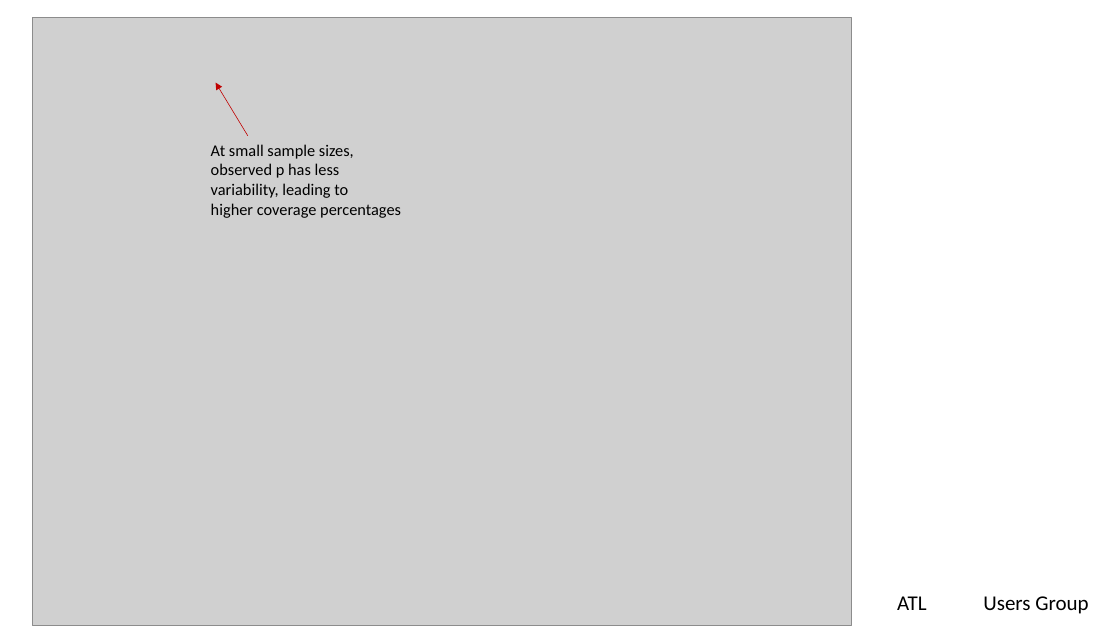
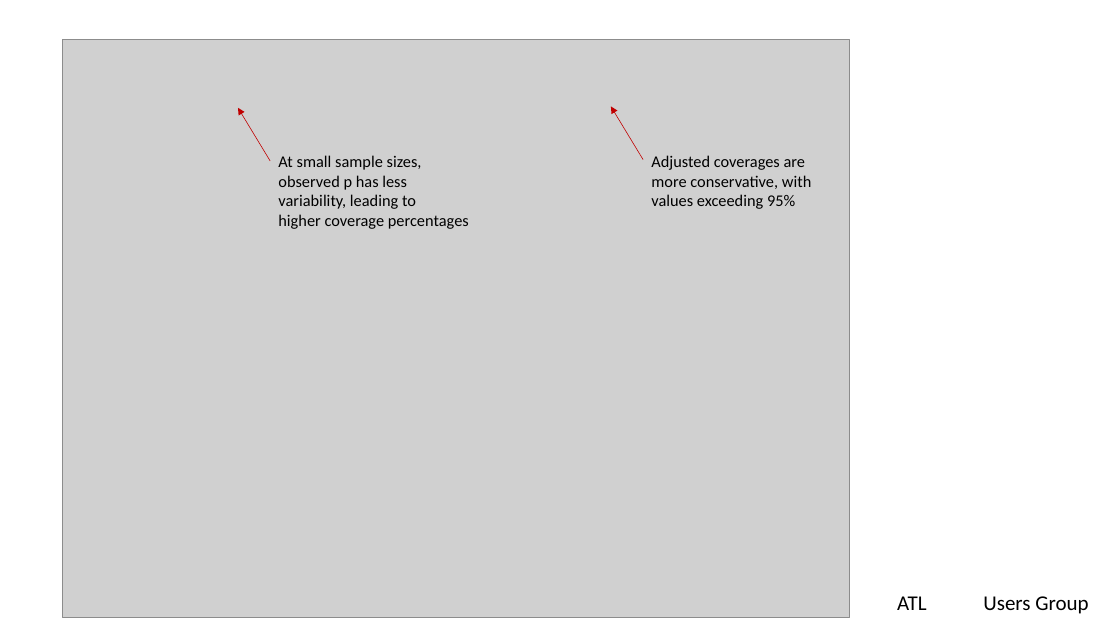
Before and after one commit to lgreski/communications, a slide deck: slide 18 of presentations/debuggingBernoulliTrials.pptx (slide 17 before the commit). Drawn at 1120x630 pixels with LibreOffice and Linux fonts; fonts in the diff are those of the drawing; grey boxes stand for pictures; background and template pictures are left out. Boxes give left, top, right and bottom in pixels: in the first picture for what was removed or moved away, otherwise in the second. Text is boxed around its words. In the diff, an @@ line names an element or a change of style, - is before the commit and + after.

Commit message:
add horizontal reference lines on coverage plots

```diff
--- a/presentations/debuggingBernoulliTrials.pptx
+++ b/presentations/debuggingBernoulliTrials.pptx
@@ picture: place and size @@
-picture at box(32, 17, 851, 625)
+picture at box(62, 39, 850, 618)
@@ arrow moved from (248, 136) - (216, 82) to (271, 161) - (238, 108) @@
@@ arrow added from (644, 160) to (611, 107), #C00000 0.5 pt @@
@@ text "At small sample sizes, observed ...": place and size @@
-text "At small sample sizes, observed ..." at box(211, 144, 401, 218)
+text "At small sample sizes, observed ..." at box(278, 155, 469, 229)
@@ text added at box(651, 155, 812, 209), 14 pt, text #000000 @@
+Adjusted coverages are
+more conservative, with
+values exceeding 95%
```
Also in this commit, not shown: 5 other slides changed, 2 slides added, 1 slide removed, 1 other file.
